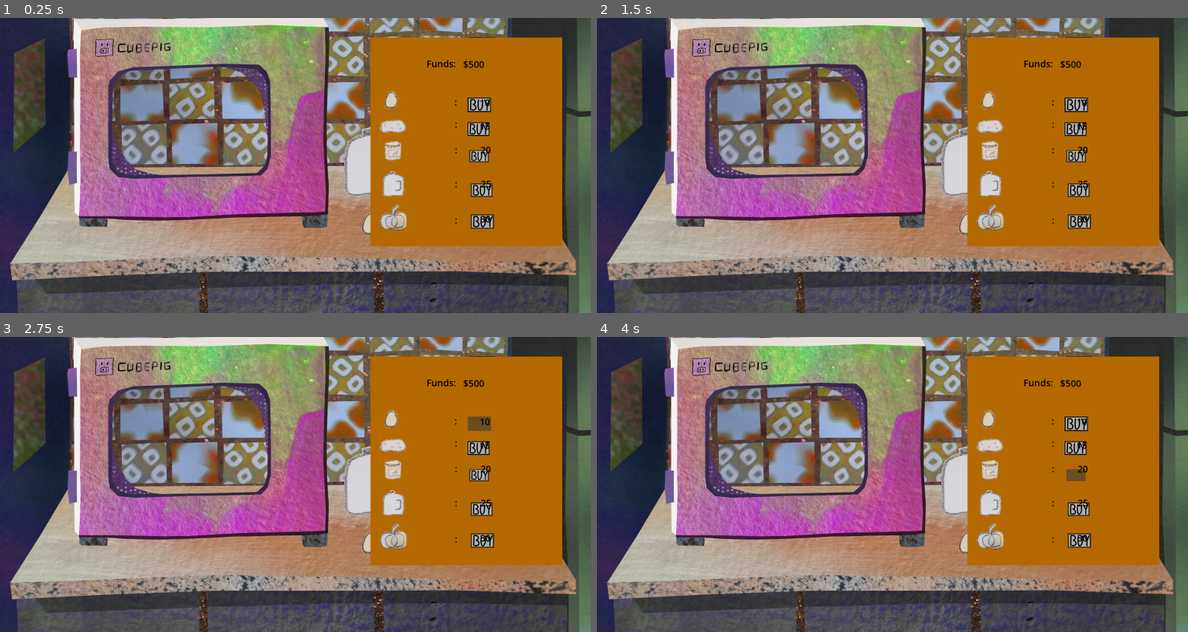
Above: before the commit, frames 1-4 (two rows, left to right).
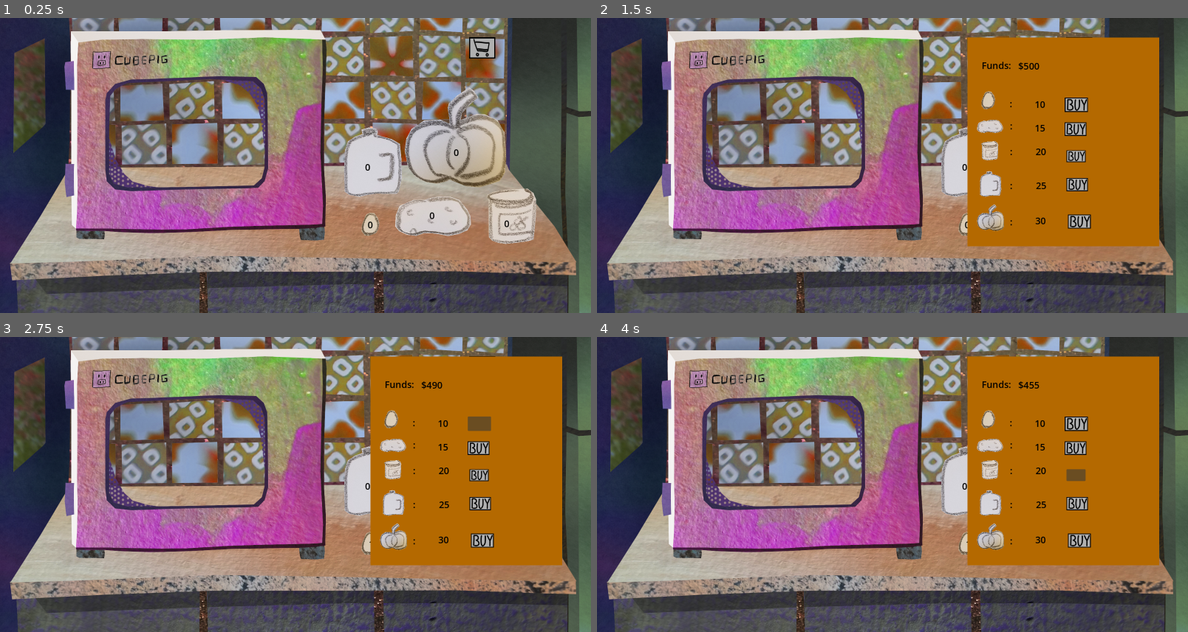
Above: after the commit, the same moments.

Repository: Ted-Landauer/microwave-game
Game: Godot game, scene res://Scenes/main.tscn
The game is run twice, just before and just after one commit, with the same random seed, the same clock (stepped at 60 frames per second) and the same inputs.
Inputs (mouse positions are in pixels of both pictures, inside the frame that each line leads up to):
- Up to frame 1 (0.25 s): no input
- Up to frame 2 (1.5 s): click (1081, 47) at 0.52 s; click (1081, 47) at 1.27 s
- Up to frame 3 (2.75 s): click (478, 422) at 2 s
- Up to frame 4 (4 s): click (1075, 449) at 2.75 s; click (1075, 475) at 3.5 s

The runs differ from the first frame. In frame 1, 38% of the frame differs, in the area x 10-96%, y 0-78%; in frame 2, 16%; in frame 3, 16%; in frame 4, 16%.

Commit message:
Adding in functionality for spending money and tracking grocery inventory

Diff:
--- /dev/null
+++ b/Scenes/main.gd
@@ -0,0 +1,73 @@
+extends Node2D
+
+#@onready shop = $ShoppingButton/UpgradeMenu
+
+var funds: int
+
+# Called when the node enters the scene tree for the first time.
+func _ready() -> void:
+	$ShoppingButton/UpgradeMenu.propagate_call("set_visible", [false])
+	$ShoppingButton/UpgradeMenu.visible = false
+	funds = int($ShoppingButton/UpgradeMenu/ColorRect/Labels/FundsValue.text.rstrip("$"))
+
+
+
+
+# Called every frame. 'delta' is the elapsed time since the previous frame.
+func _process(delta: float) -> void:
+	pass
+
+
+func _input(event: InputEvent) -> void:
+	#var ParentShop = find_node("Shop")
+
+	if event is InputEventKey and event.is_pressed():
+		if event.keycode == KEY_ESCAPE:
+			$ShoppingButton/UpgradeMenu.propagate_call("set_visible", [false])
+			$ShoppingButton/UpgradeMenu.visible = false
+
+
+func _on_shopping_button_pressed() -> void:
+	if $ShoppingButton/UpgradeMenu.visible != true:
+		$ShoppingButton/UpgradeMenu.propagate_call("set_visible", [true])
+		$ShoppingButton/UpgradeMenu.visible = true
+
+
+
+
+
+func _on_buy_egg_pressed() -> void:
+	var eggsBought = int($Groceries/egg/eggCount.text)
+	eggsBought += 1
+	$Groceries/egg/eggCount.text = str(eggsBought)
+	funds -= int($ShoppingButton/UpgradeMenu/ColorRect/Labels/EggCost.text)
+	$ShoppingButton/UpgradeMenu/ColorRect/Labels/FundsValue.text = "$" + str(funds)
+
+
+func _on_buy_potato_pressed() -> void:
+	var potatoBought = int($Groceries/potato/potatoCount.text)
+	potatoBought += 1
+	$Groceries/potato/potatoCount.text = str(potatoBought)
+	funds -= int($ShoppingButton/UpgradeMenu/ColorRect/Labels/PotatoCost.text)
+	$ShoppingButton/UpgradeMenu/ColorRect/Labels/FundsValue.text = "$" + str(funds)
+
+func _on_buy_jam_jar_pressed() -> void:
+	var jamBought = int($Groceries/jamJar/jamCount.text)
+	jamBought += 1
+	$Groceries/jamJar/jamCount.text = str(jamBought)
+	funds -= int($ShoppingButton/UpgradeMenu/ColorRect/Labels/JamJarCost.text)
+	$ShoppingButton/UpgradeMenu/ColorRect/Labels/FundsValue.text = "$" + str(funds)
+
+func _on_buy_milk_pressed() -> void:
+	var milkBought = int($Groceries/milkJug/milkCount.text)
+	milkBought += 1
+	$Groceries/milkJug/milkCount.text = str(milkBought)
+	funds -= int($ShoppingButton/UpgradeMenu/ColorRect/Labels/MilkJugCost.text)
+	$ShoppingButton/UpgradeMenu/ColorRect/Labels/FundsValue.text = "$" + str(funds)
+
+func _on_buy_pumpkin_pressed() -> void:
+	var pumpkinBought = int($Groceries/pumpkin/pumpkinCount.text)
+	pumpkinBought += 1
+	$Groceries/pumpkin/pumpkinCount.text = str(pumpkinBought)
+	funds -= int($ShoppingButton/UpgradeMenu/ColorRect/Labels/PumpkinCost.text)
+	$ShoppingButton/UpgradeMenu/ColorRect/Labels/FundsValue.text = "$" + str(funds)
--- a/Scenes/main.tscn
+++ b/Scenes/main.tscn
@@ -1,5 +1,6 @@
 [gd_scene format=3 uid="uid://r24e183kv57v"]
 
+[ext_resource type="Script" uid="uid://ceyobsdc213t" path="res://Scenes/main.gd" id="1_h1bgf"]
 [ext_resource type="PackedScene" uid="uid://qkakwpq50jg1" path="res://Scenes/kitchen_background.tscn" id="1_jjgbg"]
 [ext_resource type="PackedScene" uid="uid://bp8v51m1wqcyq" path="res://Scenes/microwave.tscn" id="2_bo1nx"]
 [ext_resource type="PackedScene" uid="uid://dw28047bcqlkw" path="res://Scenes/egg.tscn" id="3_6bp64"]
@@ -10,6 +11,7 @@
 [ext_resource type="Theme" uid="uid://b1i51vduagitt" path="res://Assets/ShoppingCart.tres" id="8_344ge"]
 [ext_resource type="Texture2D" uid="uid://dnxig5a46hhdd" path="res://Assets/CartButton.png" id="9_ynf5e"]
 [ext_resource type="Texture2D" uid="uid://dppqfuv73bb6c" path="res://Assets/Groceries/Egg.png" id="10_jkdf5"]
+[ext_resource type="Script" uid="uid://bxretkpjon750" path="res://Scenes/shopping_button.gd" id="10_k12tt"]
 [ext_resource type="Texture2D" uid="uid://cbcpgkxa71smb" path="res://Assets/Groceries/Potato.png" id="11_wsu2k"]
 [ext_resource type="Texture2D" uid="uid://b213i7v3s3bgn" path="res://Assets/Groceries/JamJar.png" id="12_k12tt"]
 [ext_resource type="Texture2D" uid="uid://d0pnkcestae5n" path="res://Assets/Groceries/MilkJug.png" id="13_h1bgf"]
@@ -17,12 +19,13 @@
 [ext_resource type="Theme" uid="uid://dd7n65w1r7dks" path="res://Assets/BuyButton.tres" id="15_wsu2k"]
 
 [node name="Main" type="Node2D" unique_id=2090123510]
+script = ExtResource("1_h1bgf")
 
 [node name="KitchenBackground" parent="." unique_id=1774034733 instance=ExtResource("1_jjgbg")]
 metadata/_edit_lock_ = true
 
 [node name="Microwave" parent="." unique_id=1686776994 instance=ExtResource("2_bo1nx")]
-position = Vector2(-22, -64)
+position = Vector2(-32, -21)
 metadata/_edit_lock_ = true
 
 [node name="Camera2D" type="Camera2D" parent="." unique_id=402555768]
@@ -35,23 +38,73 @@
 position = Vector2(1253, 676)
 metadata/_edit_lock_ = true
 
+[node name="eggCount" type="Label" parent="Groceries/egg" unique_id=127243954]
+offset_left = -3.0
+offset_top = 19.0
+offset_right = 71.0
+offset_bottom = 64.0
+theme_override_colors/font_color = Color(0, 0, 0, 1)
+theme_override_font_sizes/font_size = 32
+text = "0 "
+horizontal_alignment = 1
+
 [node name="jamJar" parent="Groceries" unique_id=856810450 instance=ExtResource("4_344ge")]
 position = Vector2(1686, 592)
 metadata/_edit_lock_ = true
 
+[node name="jamCount" type="Label" parent="Groceries/jamJar" unique_id=445406062]
+offset_left = 37.0
+offset_top = 99.0
+offset_right = 111.0
+offset_bottom = 144.0
+theme_override_colors/font_color = Color(0, 0, 0, 1)
+theme_override_font_sizes/font_size = 32
+text = "0 "
+horizontal_alignment = 1
+
 [node name="milkJug" parent="Groceries" unique_id=919773476 instance=ExtResource("5_ynf5e")]
 position = Vector2(1192, 380)
 metadata/_edit_lock_ = true
 
+[node name="milkCount" type="Label" parent="Groceries/milkJug" unique_id=1271150487]
+offset_left = 49.0
+offset_top = 115.0
+offset_right = 123.0
+offset_bottom = 160.0
+theme_override_colors/font_color = Color(0, 0, 0, 1)
+theme_override_font_sizes/font_size = 32
+text = "0 "
+horizontal_alignment = 1
+
 [node name="potato" parent="Groceries" unique_id=2139141228 instance=ExtResource("6_hptm8")]
 position = Vector2(1369, 620)
 metadata/_edit_lock_ = true
 
+[node name="potatoCount" type="Label" parent="Groceries/potato" unique_id=455141155]
+offset_left = 95.0
+offset_top = 43.0
+offset_right = 169.0
+offset_bottom = 88.0
+theme_override_colors/font_color = Color(0, 0, 0, 1)
+theme_override_font_sizes/font_size = 32
+text = "0 "
+horizontal_alignment = 1
+
 [node name="pumpkin" parent="Groceries" unique_id=930275885 instance=ExtResource("7_d1ilt")]
 position = Vector2(1402, 241)
 metadata/_edit_lock_ = true
 
-[node name="ShoppingButton" type="MenuButton" parent="." unique_id=1136240642]
+[node name="pumpkinCount" type="Label" parent="Groceries/pumpkin" unique_id=139165415]
+offset_left = 146.0
+offset_top = 203.0
+offset_right = 220.0
+offset_bottom = 248.0
+theme_override_colors/font_color = Color(0, 0, 0, 1)
+theme_override_font_sizes/font_size = 32
+text = "0 "
+horizontal_alignment = 1
+
+[node name="ShoppingButton1" type="MenuButton" parent="." unique_id=1136240642]
 visible = false
 offset_left = 146.0
 offset_top = -46.0
@@ -62,17 +115,20 @@
 item_count = 1
 popup/item_0/id = 0
 
-[node name="Button" type="Button" parent="." unique_id=59608718]
+[node name="ShoppingButton" type="Button" parent="." unique_id=59608718]
 offset_left = 1626.0
 offset_top = 67.0
 offset_right = 1716.0
 offset_bottom = 141.0
 theme = ExtResource("8_344ge")
-
-[node name="UpgradeMenu" type="CanvasLayer" parent="Button" unique_id=1336909197]
-
-[node name="ColorRect" type="ColorRect" parent="Button/UpgradeMenu" unique_id=1579544893]
+script = ExtResource("10_k12tt")
+
+[node name="UpgradeMenu" type="CanvasLayer" parent="ShoppingButton" unique_id=1336909197]
+
+[node name="ColorRect" type="ColorRect" parent="ShoppingButton/UpgradeMenu" unique_id=1579544893]
+visible = false
 anchors_preset = -1
+anchor_left = -0.06982422
 anchor_right = -0.06982422
 anchor_bottom = 0.045898438
 offset_left = 1427.0
@@ -82,154 +138,166 @@
 color = Color(0.7042253, 0.41236958, 3.657937e-06, 1)
 metadata/_edit_use_anchors_ = true
 
-[node name="Egg" type="Sprite2D" parent="Button/UpgradeMenu/ColorRect" unique_id=1518687112]
+[node name="Egg" type="Sprite2D" parent="ShoppingButton/UpgradeMenu/ColorRect" unique_id=1518687112]
 position = Vector2(72.00005, 218)
 scale = Vector2(0.36363718, 0.36363718)
 texture = ExtResource("10_jkdf5")
 
-[node name="Potato" type="Sprite2D" parent="Button/UpgradeMenu/ColorRect" unique_id=35885677]
+[node name="Potato" type="Sprite2D" parent="ShoppingButton/UpgradeMenu/ColorRect" unique_id=35885677]
 position = Vector2(78.00006, 308)
 scale = Vector2(0.14164817, 0.14164817)
 texture = ExtResource("11_wsu2k")
 
-[node name="JamJar" type="Sprite2D" parent="Button/UpgradeMenu/ColorRect" unique_id=751351568]
+[node name="JamJar" type="Sprite2D" parent="ShoppingButton/UpgradeMenu/ColorRect" unique_id=751351568]
 position = Vector2(76.99999, 393.00003)
 scale = Vector2(0.13120732, 0.13120732)
 texture = ExtResource("12_k12tt")
 
-[node name="MilkJug" type="Sprite2D" parent="Button/UpgradeMenu/ColorRect" unique_id=314452893]
+[node name="MilkJug" type="Sprite2D" parent="ShoppingButton/UpgradeMenu/ColorRect" unique_id=314452893]
 position = Vector2(79.99998, 508)
 scale = Vector2(0.14974342, 0.14974342)
 texture = ExtResource("13_h1bgf")
 
-[node name="Pumpkin" type="Sprite2D" parent="Button/UpgradeMenu/ColorRect" unique_id=1779096145]
+[node name="Pumpkin" type="Sprite2D" parent="ShoppingButton/UpgradeMenu/ColorRect" unique_id=1779096145]
 position = Vector2(80, 625.00006)
 scale = Vector2(0.14772737, 0.14772737)
 texture = ExtResource("14_b3802")
 
-[node name="Labels" type="Node" parent="Button/UpgradeMenu/ColorRect" unique_id=1231581456]
-
-[node name="Separator" type="Label" parent="Button/UpgradeMenu/ColorRect/Labels" unique_id=47861847]
-offset_left = 1575.0
-offset_top = 269.0
+[node name="Labels" type="Node" parent="ShoppingButton/UpgradeMenu/ColorRect" unique_id=1231581456]
+
+[node name="Separator" type="Label" parent="ShoppingButton/UpgradeMenu/ColorRect/Labels" unique_id=47861847]
+visible = false
+offset_left = 1430.0
+offset_top = 275.0
+offset_right = 1439.0
+offset_bottom = 320.0
+theme_override_colors/font_color = Color(0, 0, 0, 1)
+theme_override_font_sizes/font_size = 32
+text = ":"
+horizontal_alignment = 1
+
+[node name="EggCost" type="Label" parent="ShoppingButton/UpgradeMenu/ColorRect/Labels" unique_id=147881777]
+visible = false
+offset_left = 1486.0
+offset_top = 277.0
+offset_right = 1585.0
+offset_bottom = 322.0
+theme_override_colors/font_color = Color(0, 0, 0, 1)
+theme_override_font_sizes/font_size = 32
+text = "10"
+horizontal_alignment = 1
+
+[node name="Funds" type="Label" parent="ShoppingButton/UpgradeMenu/ColorRect/Labels" unique_id=1381519146]
+visible = false
+offset_left = 1333.0
+offset_top = 142.0
+offset_right = 1435.0
+offset_bottom = 187.0
+theme_override_colors/font_color = Color(0, 0, 0, 1)
+theme_override_font_sizes/font_size = 32
+text = "Funds:"
+horizontal_alignment = 1
+
+[node name="FundsValue" type="Label" parent="ShoppingButton/UpgradeMenu/ColorRect/Labels" unique_id=1352669543]
+visible = false
+offset_left = 1447.0
+offset_top = 144.0
+offset_right = 1546.0
+offset_bottom = 189.0
+theme_override_colors/font_color = Color(0, 0, 0, 1)
+theme_override_font_sizes/font_size = 32
+text = "$500"
+horizontal_alignment = 1
+
+[node name="Separator2" type="Label" parent="ShoppingButton/UpgradeMenu/ColorRect/Labels" unique_id=2058775123]
+visible = false
+offset_left = 1431.0
+offset_top = 352.0
+offset_right = 1440.0
+offset_bottom = 397.0
+theme_override_colors/font_color = Color(0, 0, 0, 1)
+theme_override_font_sizes/font_size = 32
+text = ":"
+horizontal_alignment = 1
+
+[node name="PotatoCost" type="Label" parent="ShoppingButton/UpgradeMenu/ColorRect/Labels" unique_id=524864337]
+visible = false
+offset_left = 1481.0
+offset_top = 359.0
+offset_right = 1591.0
+offset_bottom = 404.0
+theme_override_colors/font_color = Color(0, 0, 0, 1)
+theme_override_font_sizes/font_size = 32
+text = "15"
+horizontal_alignment = 1
+
+[node name="Separator3" type="Label" parent="ShoppingButton/UpgradeMenu/ColorRect/Labels" unique_id=352509522]
+visible = false
+offset_left = 1431.0
+offset_top = 441.0
+offset_right = 1440.0
+offset_bottom = 486.0
+theme_override_colors/font_color = Color(0, 0, 0, 1)
+theme_override_font_sizes/font_size = 32
+text = ":"
+horizontal_alignment = 1
+
+[node name="JamJarCost" type="Label" parent="ShoppingButton/UpgradeMenu/ColorRect/Labels" unique_id=2100309027]
+visible = false
+offset_left = 1494.0
+offset_top = 441.0
 offset_right = 1584.0
-offset_bottom = 314.0
-theme_override_colors/font_color = Color(0, 0, 0, 1)
-theme_override_font_sizes/font_size = 32
-text = ":"
-horizontal_alignment = 1
-
-[node name="EggCost" type="Label" parent="Button/UpgradeMenu/ColorRect/Labels" unique_id=147881777]
-offset_left = 1631.0
-offset_top = 271.0
-offset_right = 1730.0
-offset_bottom = 316.0
-theme_override_colors/font_color = Color(0, 0, 0, 1)
-theme_override_font_sizes/font_size = 32
-text = "10"
-horizontal_alignment = 1
-
-[node name="Funds" type="Label" parent="Button/UpgradeMenu/ColorRect/Labels" unique_id=1381519146]
-offset_left = 1478.0
-offset_top = 136.0
-offset_right = 1577.0
-offset_bottom = 181.0
-theme_override_colors/font_color = Color(0, 0, 0, 1)
-theme_override_font_sizes/font_size = 32
-text = "Funds:"
-horizontal_alignment = 1
-
-[node name="FundsValue" type="Label" parent="Button/UpgradeMenu/ColorRect/Labels" unique_id=1352669543]
-offset_left = 1592.0
-offset_top = 138.0
-offset_right = 1691.0
-offset_bottom = 183.0
-theme_override_colors/font_color = Color(0, 0, 0, 1)
-theme_override_font_sizes/font_size = 32
-text = "$500"
-horizontal_alignment = 1
-
-[node name="Separator2" type="Label" parent="Button/UpgradeMenu/ColorRect/Labels" unique_id=2058775123]
-offset_left = 1576.0
-offset_top = 346.0
-offset_right = 1585.0
-offset_bottom = 391.0
-theme_override_colors/font_color = Color(0, 0, 0, 1)
-theme_override_font_sizes/font_size = 32
-text = ":"
-horizontal_alignment = 1
-
-[node name="PotatoCost" type="Label" parent="Button/UpgradeMenu/ColorRect/Labels" unique_id=524864337]
-offset_left = 1626.0
-offset_top = 353.0
-offset_right = 1736.0
-offset_bottom = 398.0
-theme_override_colors/font_color = Color(0, 0, 0, 1)
-theme_override_font_sizes/font_size = 32
-text = "15"
-horizontal_alignment = 1
-
-[node name="Separator3" type="Label" parent="Button/UpgradeMenu/ColorRect/Labels" unique_id=352509522]
-offset_left = 1576.0
-offset_top = 435.0
-offset_right = 1585.0
-offset_bottom = 480.0
-theme_override_colors/font_color = Color(0, 0, 0, 1)
-theme_override_font_sizes/font_size = 32
-text = ":"
-horizontal_alignment = 1
-
-[node name="JamJarCost" type="Label" parent="Button/UpgradeMenu/ColorRect/Labels" unique_id=2100309027]
-offset_left = 1639.0
-offset_top = 435.0
-offset_right = 1729.0
-offset_bottom = 480.0
+offset_bottom = 486.0
 theme_override_colors/font_color = Color(0, 0, 0, 1)
 theme_override_font_sizes/font_size = 32
 text = "20"
 horizontal_alignment = 1
 
-[node name="Separator4" type="Label" parent="Button/UpgradeMenu/ColorRect/Labels" unique_id=1220331467]
-offset_left = 1576.0
-offset_top = 553.0
-offset_right = 1585.0
-offset_bottom = 598.0
-theme_override_colors/font_color = Color(0, 0, 0, 1)
-theme_override_font_sizes/font_size = 32
-text = ":"
-horizontal_alignment = 1
-
-[node name="MilkJugCost" type="Label" parent="Button/UpgradeMenu/ColorRect/Labels" unique_id=1183829102]
-offset_left = 1624.0
-offset_top = 553.0
-offset_right = 1745.0
-offset_bottom = 598.0
+[node name="Separator4" type="Label" parent="ShoppingButton/UpgradeMenu/ColorRect/Labels" unique_id=1220331467]
+visible = false
+offset_left = 1431.0
+offset_top = 559.0
+offset_right = 1440.0
+offset_bottom = 604.0
+theme_override_colors/font_color = Color(0, 0, 0, 1)
+theme_override_font_sizes/font_size = 32
+text = ":"
+horizontal_alignment = 1
+
+[node name="MilkJugCost" type="Label" parent="ShoppingButton/UpgradeMenu/ColorRect/Labels" unique_id=1183829102]
+visible = false
+offset_left = 1479.0
+offset_top = 559.0
+offset_right = 1600.0
+offset_bottom = 604.0
 theme_override_colors/font_color = Color(0, 0, 0, 1)
 theme_override_font_sizes/font_size = 32
 text = "25"
 horizontal_alignment = 1
 
-[node name="Separator5" type="Label" parent="Button/UpgradeMenu/ColorRect/Labels" unique_id=2124207285]
-offset_left = 1576.0
-offset_top = 679.0
-offset_right = 1585.0
-offset_bottom = 724.0
-theme_override_colors/font_color = Color(0, 0, 0, 1)
-theme_override_font_sizes/font_size = 32
-text = ":"
-horizontal_alignment = 1
-
-[node name="PumpkinCost" type="Label" parent="Button/UpgradeMenu/ColorRect/Labels" unique_id=854577497]
-offset_left = 1630.0
-offset_top = 675.0
-offset_right = 1735.0
-offset_bottom = 720.0
+[node name="Separator5" type="Label" parent="ShoppingButton/UpgradeMenu/ColorRect/Labels" unique_id=2124207285]
+visible = false
+offset_left = 1431.0
+offset_top = 685.0
+offset_right = 1440.0
+offset_bottom = 730.0
+theme_override_colors/font_color = Color(0, 0, 0, 1)
+theme_override_font_sizes/font_size = 32
+text = ":"
+horizontal_alignment = 1
+
+[node name="PumpkinCost" type="Label" parent="ShoppingButton/UpgradeMenu/ColorRect/Labels" unique_id=854577497]
+visible = false
+offset_left = 1485.0
+offset_top = 681.0
+offset_right = 1590.0
+offset_bottom = 726.0
 theme_override_colors/font_color = Color(0, 0, 0, 1)
 theme_override_font_sizes/font_size = 32
 text = "30"
 horizontal_alignment = 1
 
-[node name="BuyEgg" type="Button" parent="Button/UpgradeMenu/ColorRect" unique_id=407557475]
+[node name="BuyEgg" type="Button" parent="ShoppingButton/UpgradeMenu/ColorRect" unique_id=407557475]
 layout_mode = 1
 anchors_preset = -1
 anchor_left = 0.0403071
@@ -243,7 +311,7 @@
 theme = ExtResource("15_wsu2k")
 metadata/_edit_use_anchors_ = true
 
-[node name="BuyPotato" type="Button" parent="Button/UpgradeMenu/ColorRect" unique_id=573227710]
+[node name="BuyPotato" type="Button" parent="ShoppingButton/UpgradeMenu/ColorRect" unique_id=573227710]
 layout_mode = 0
 offset_left = 336.0
 offset_top = 294.0
@@ -251,7 +319,7 @@
 offset_bottom = 341.0
 theme = ExtResource("15_wsu2k")
 
-[node name="BuyJamJar" type="Button" parent="Button/UpgradeMenu/ColorRect" unique_id=1273506523]
+[node name="BuyJamJar" type="Button" parent="ShoppingButton/UpgradeMenu/ColorRect" unique_id=1273506523]
 layout_mode = 0
 offset_left = 343.0
 offset_top = 391.0
@@ -259,18 +327,25 @@
 offset_bottom = 432.0
 theme = ExtResource("15_wsu2k")
 
-[node name="BuyMilk" type="Button" parent="Button/UpgradeMenu/ColorRect" unique_id=2101916898]
+[node name="BuyMilk" type="Button" parent="ShoppingButton/UpgradeMenu/ColorRect" unique_id=2101916898]
 layout_mode = 0
-offset_left = 348.0
-offset_top = 507.0
-offset_right = 422.14117
-offset_bottom = 553.0
-theme = ExtResource("15_wsu2k")
-
-[node name="BuyPumpkin" type="Button" parent="Button/UpgradeMenu/ColorRect" unique_id=13295627]
+offset_left = 343.0
+offset_top = 487.0
+offset_right = 417.14117
+offset_bottom = 533.0
+theme = ExtResource("15_wsu2k")
+
+[node name="BuyPumpkin" type="Button" parent="ShoppingButton/UpgradeMenu/ColorRect" unique_id=13295627]
 layout_mode = 0
 offset_left = 348.0
 offset_top = 614.0
 offset_right = 426.97647
 offset_bottom = 663.0
 theme = ExtResource("15_wsu2k")
+
+[connection signal="pressed" from="ShoppingButton" to="." method="_on_shopping_button_pressed"]
+[connection signal="pressed" from="ShoppingButton/UpgradeMenu/ColorRect/BuyEgg" to="." method="_on_buy_egg_pressed"]
+[connection signal="pressed" from="ShoppingButton/UpgradeMenu/ColorRect/BuyPotato" to="." method="_on_buy_potato_pressed"]
+[connection signal="pressed" from="ShoppingButton/UpgradeMenu/ColorRect/BuyJamJar" to="." method="_on_buy_jam_jar_pressed"]
+[connection signal="pressed" from="ShoppingButton/UpgradeMenu/ColorRect/BuyMilk" to="." method="_on_buy_milk_pressed"]
+[connection signal="pressed" from="ShoppingButton/UpgradeMenu/ColorRect/BuyPumpkin" to="." method="_on_buy_pumpkin_pressed"]
--- /dev/null
+++ b/Scenes/shopping_button.gd
@@ -0,0 +1,16 @@
+extends Button
+
+
+#func _input(event):
+	#if event is InputEventMouseButton and event.is_pressed():
+		#if event.button_index == MOUSE_BUTTON_LEFT:
+			#print ("Mouse Clicked")
+
+# Called when the node enters the scene tree for the first time.
+func _ready() -> void:
+	pass # Replace with function body.
+
+
+# Called every frame. 'delta' is the elapsed time since the previous frame.
+func _process(delta: float) -> void:
+	pass
Not shown, added: Scenes/main.gd.uid
Not shown, added: Scenes/shopping_button.gd.uid
